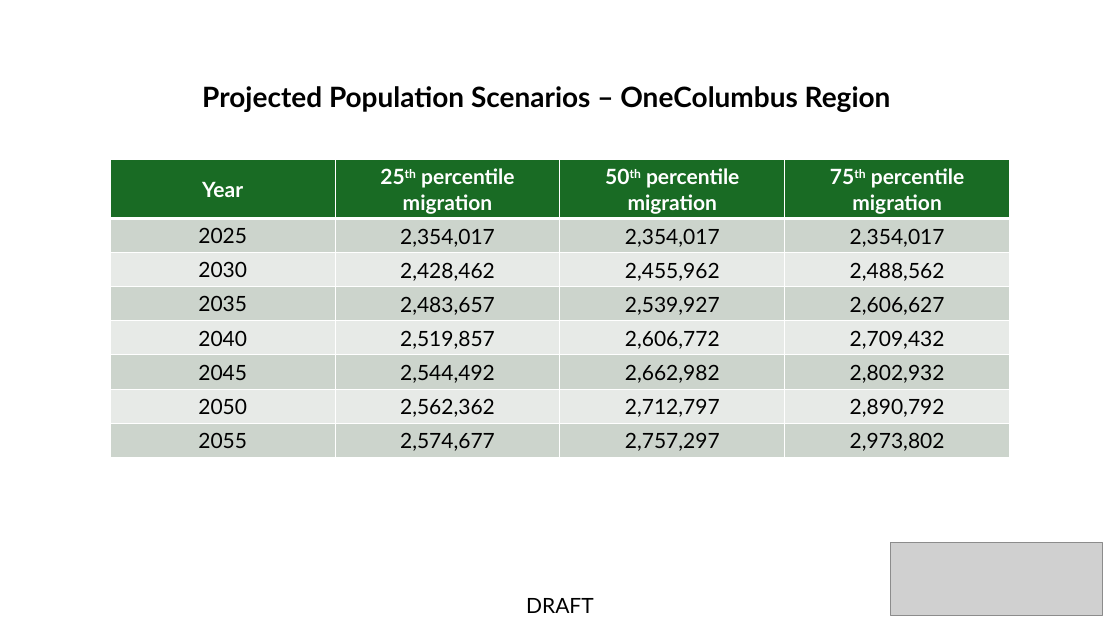
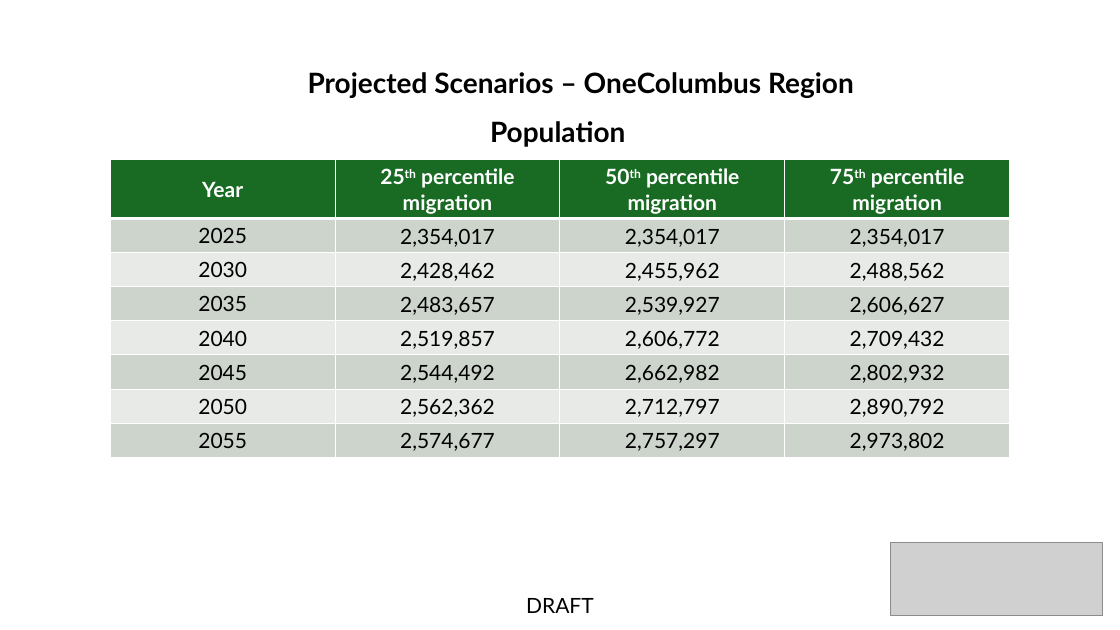
Before and after one commit to morpc/morpc-county-controls, a slide deck: slide 87 of deliverables/MORPC County Projections.pptx (slide 45 before the commit). Drawn at 1120x630 pixels with LibreOffice and Linux fonts; fonts in the diff are those of the drawing; grey boxes stand for pictures. Boxes give left, top, right and bottom in pixels: in the first picture for what was removed or moved away, otherwise in the second. Text is boxed around its words. In the diff, an @@ line names an element or a change of style, - is before the commit and + after.

```diff
--- a/deliverables/MORPC County Projections.pptx
+++ b/deliverables/MORPC County Projections.pptx
@@ text at <box>308,72,854,98</box>: text changed @@
-Projected Population Scenarios – OneColumbus Region
+Projected Scenarios – OneColumbus Region
@@ text added at <box>490,121,625,147</box>, 24 pt, text #000000, bold @@
+Population
```
Also in this commit, not shown: 23 other slides changed, 46 slides added.
